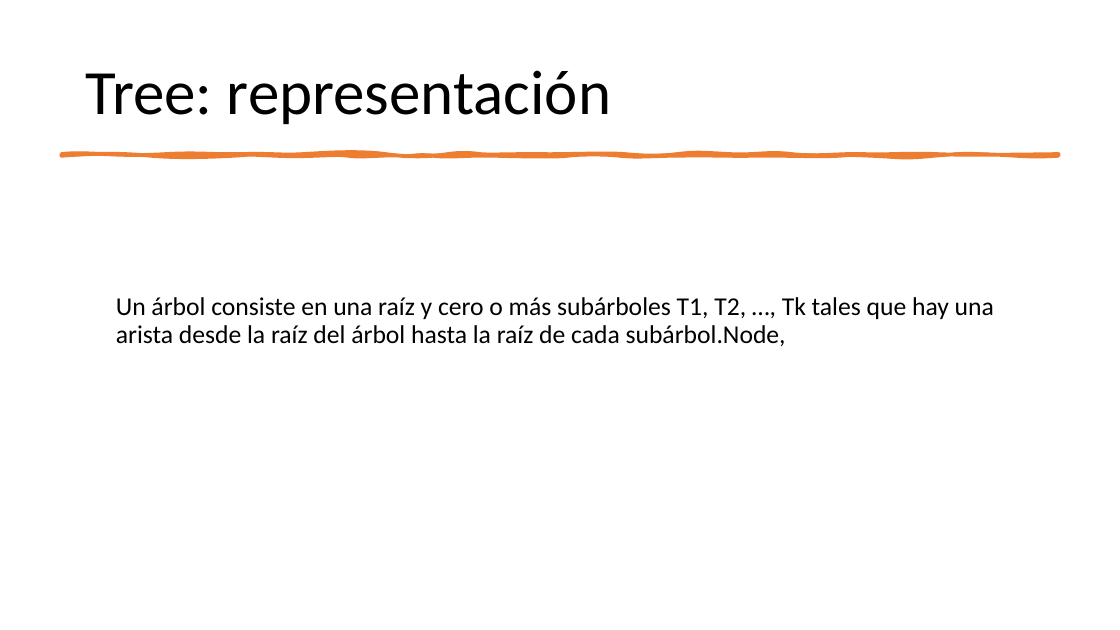
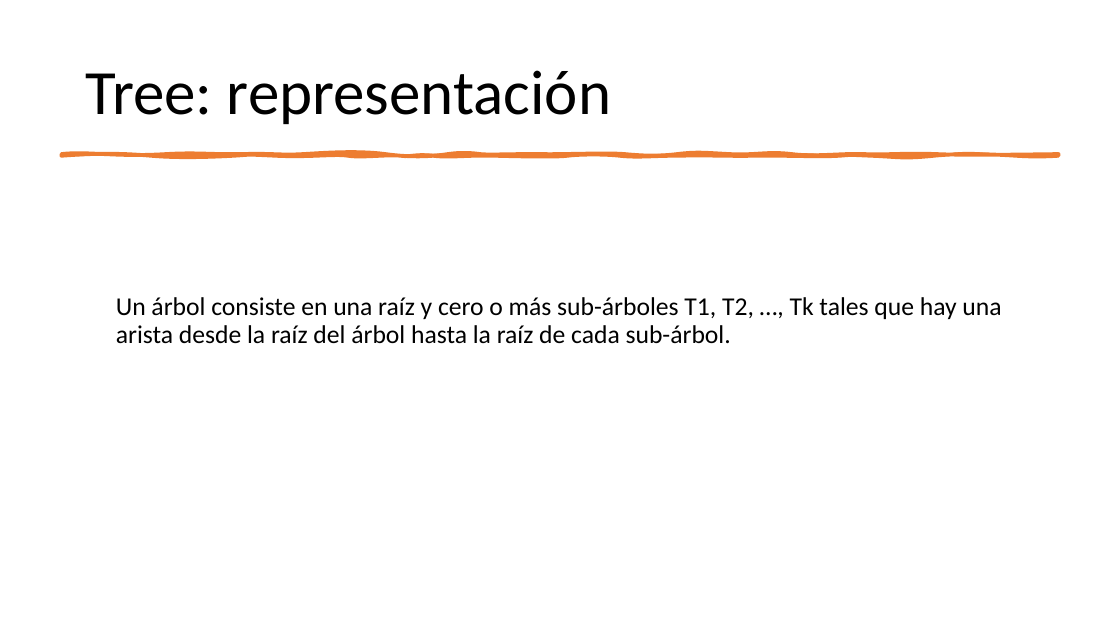
Before and after one commit to ppa-docencia-u/usm-est-datos, a slide deck: slide 61 of presentacion/Estructuras de datos-1.pptx. Drawn at 1120x630 pixels with LibreOffice and Linux fonts; fonts in the diff are those of the drawing. Boxes give left, top, right and bottom in pixels: in the first picture for what was removed or moved away, otherwise in the second. Text is boxed around its words. In the diff, an @@ line names an element or a change of style, - is before the commit and + after.

```diff
--- a/presentacion/Estructuras de datos-1.pptx
+++ b/presentacion/Estructuras de datos-1.pptx
@@ text at <box>116,297,1001,344</box>: text changed @@
-Un árbol consiste en una raíz y cero o más subárboles T1, T2, …, Tk tales que hay una arista desde la raíz del árbol hasta la raíz de cada subárbol.Node,
+Un árbol consiste en una raíz y cero o más sub-árboles T1, T2, …, Tk tales que hay una arista desde la raíz del árbol hasta la raíz de cada sub-árbol.
```
Also in this commit, not shown: 5 other slides changed, 9 slides added, 1 slide removed, 5 other files.
